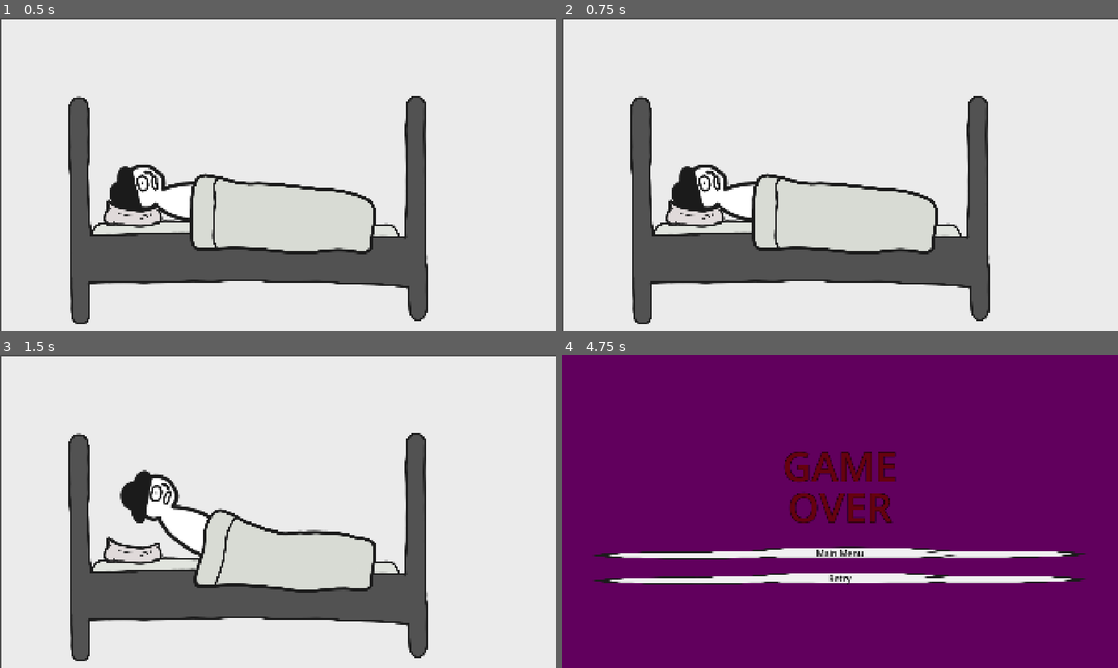
Above: before the commit, frames 1-4 (two rows, left to right).
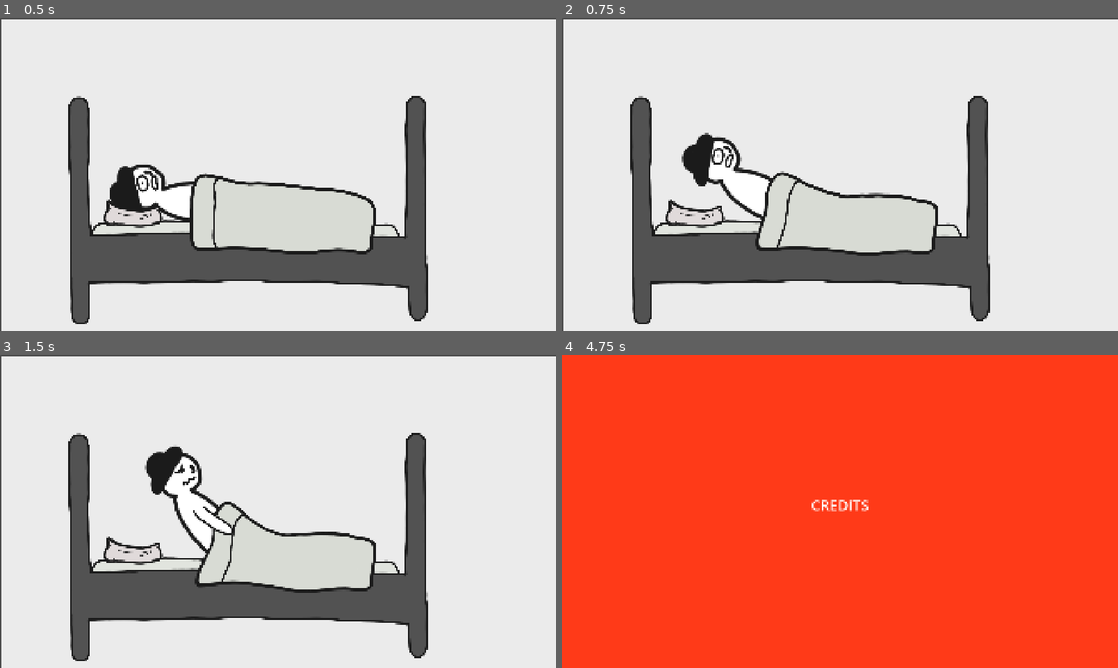
Above: after the commit, the same moments.

Repository: myryk31415/bimm-game-jam
Game: Godot game, scene res://scenes/outro.tscn
Same seed, same stepped clock (60 frames per second), same inputs: the game is played once before the commit and once after it. This scene is started directly instead of the project's main scene. The engine's default icon, where the game draws it, is replaced by a stand-in: a white triangle on a blue panel in a dark square. Sound files missing from this copy of the repository are replaced by a short silence.
Inputs (mouse positions are in pixels of both pictures, inside the frame that each line leads up to):
- Up to frame 1 (0.5 s): no input
- Up to frame 2 (0.75 s): tap Enter (ui_accept) at 0.5 s; move the mouse to (962, 158) at 0.52 s; hold Right (right) from 0.53 s (still down); tap C (flip) at 0.6 s; click (962, 158) at 0.67 s
- Up to frame 3 (1.5 s): tap Space (jump) at 0.77 s; release Right (right) at 1.25 s; drag from (166, 527) to (250, 574) at 1.27 s
- Up to frame 4 (4.75 s): tap Enter (ui_accept) at 2, 2.75, 3.5 s; move the mouse to (895, 442) at 2.02 s; hold Left (left) 2.03-2.75 s; tap C (flip) at 2.1, 3.6 s; drag from (812, 574) to (673, 464) at 2.77 s; move the mouse to (1006, 558) at 3.52 s; hold Right (right) 3.53-4.25 s; tap Space (jump) at 3.77 s; drag from (673, 464) to (756, 433) at 4.27 s

Frame 1 is identical in both runs. In frame 2, 3.4% of the frame differs, in the area x 19-68%, y 36-76%; in frame 3, 3.2%; in frame 4, 100%, in the area x 0-100%, y 0-100%.

Commit message:
fix outro animation
Signed-off-by: Paul Adam <adamp@posteo.de>

Diff:
--- a/scenes/outro.tscn
+++ b/scenes/outro.tscn
@@ -18,12 +18,12 @@
 "duration": 1.0,
 "texture": ExtResource("4_0b11s")
 }, {
-"duration": 1.0,
+"duration": 4.0,
 "texture": ExtResource("5_7nwcv")
 }],
 "loop": false,
 "name": &"default",
-"speed": 1.0
+"speed": 1.5
 }]
 
 [node name="outro" type="Node2D" unique_id=1874165172]
